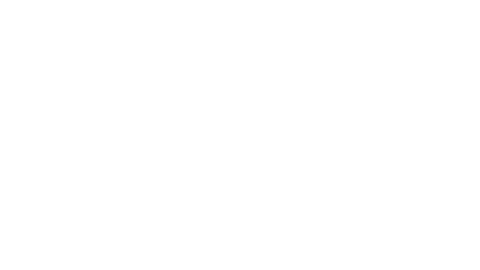
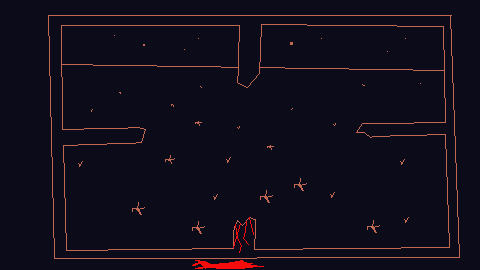
Two versions of the same layered image (w=480, h=270). Layer-by-layer changes:
added group "Window" with 5 layers above "Hole in wall" over [0, 0, 480, 270]
added layer "Layer 16" in group "Window" over [0, 0, 480, 270]
